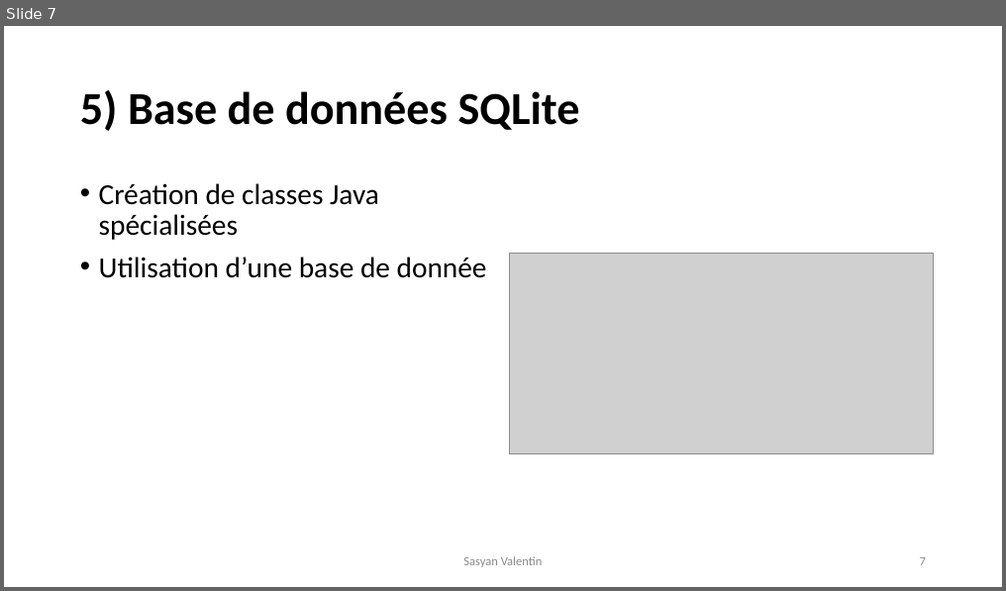
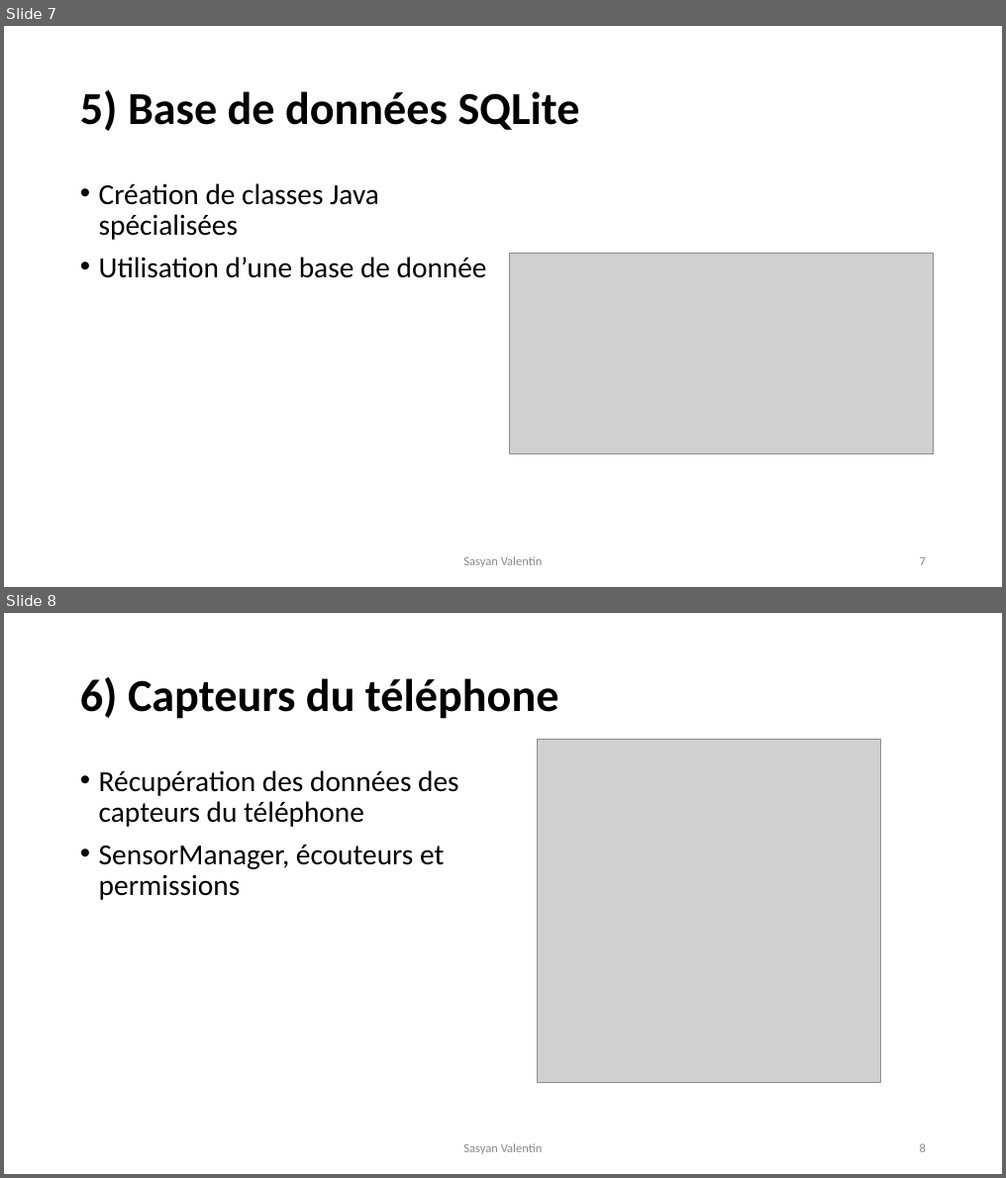
Before and after one commit to VSasyan/AndroidENSG, a slide deck: plan_du_cours.pptx. Shown one above the other, each under a label of ours: slide 7 before the commit, slides 7 and 8 after it. The pictures are 1006x591 and 1006x1178 pixels, drawn with LibreOffice and Linux fonts; fonts in the diff are those of the drawing; grey boxes stand for pictures. Boxes give left, top, right and bottom in pixels: in the first picture for what was removed or moved away, otherwise in the second. Text is boxed around its words. In the diff, an @@ line names an element or a change of style, - is before the commit and + after.

```diff
--- a/plan_du_cours.pptx
+++ b/plan_du_cours.pptx
@@ slide 8 added at [4,613,1002,1174], background #FFFFFF @@
@@ title added at [80,677,559,719], 44 pt, text #000000, bold @@
+6) Capteurs du téléphone
@@ picture added at [537,740,880,1083] @@
@@ text added at [99,770,459,900], 28 pt, text #000000 @@
+• Récupération des données des capteurs du téléphone
+• SensorManager, écouteurs et permissions
@@ text added at [463,1144,543,1155], 12 pt, text #8C8C8C @@
+Sasyan Valentin
@@ page number added at [920,1144,926,1153], 12 pt, text #8C8C8C @@
+8
```
Also in this commit, not shown: 9 other files.
